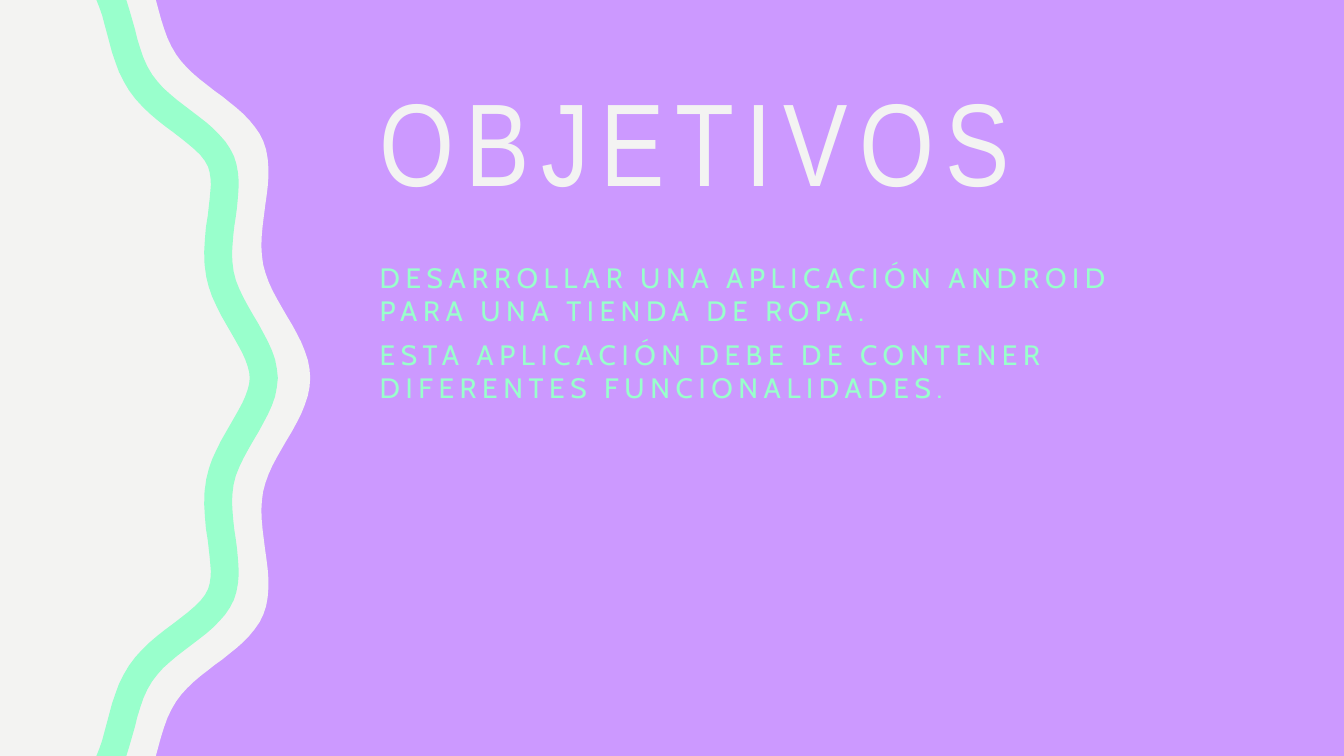
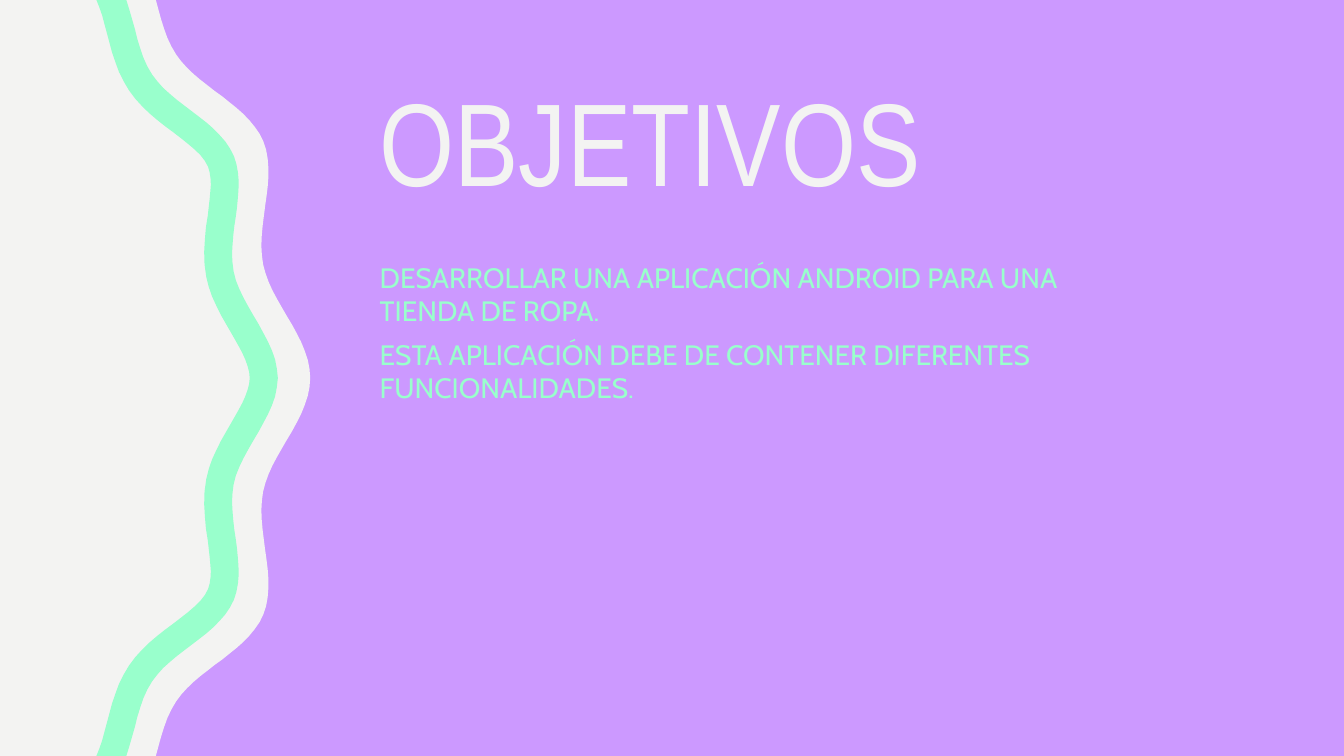
Before and after one commit to Juanito98/Colors, a slide deck: slide 2 of Presentacion.pptx. Drawn at 1344x756 pixels with LibreOffice and Linux fonts; fonts in the diff are those of the drawing. Boxes give left, top, right and bottom in pixels: in the first picture for what was removed or moved away, otherwise in the second. Text is boxed around its words. In the diff, an @@ line names an element or a change of style, - is before the commit and + after.

```diff
--- a/Presentacion.pptx
+++ b/Presentacion.pptx
@@ title "OBJETIVOS" at [380, 104, 921, 187]: letter spacing 8 to 0 pt @@
@@ text "DESARROLLAR UNA APLICACIÓN ANDROID PARA ..." at [380, 264, 1057, 398]: letter spacing 4 to 0 pt; less space between paragraphs @@
```
Also in this commit, not shown: 11 other slides changed, 2 slides added, 2 slides removed.
